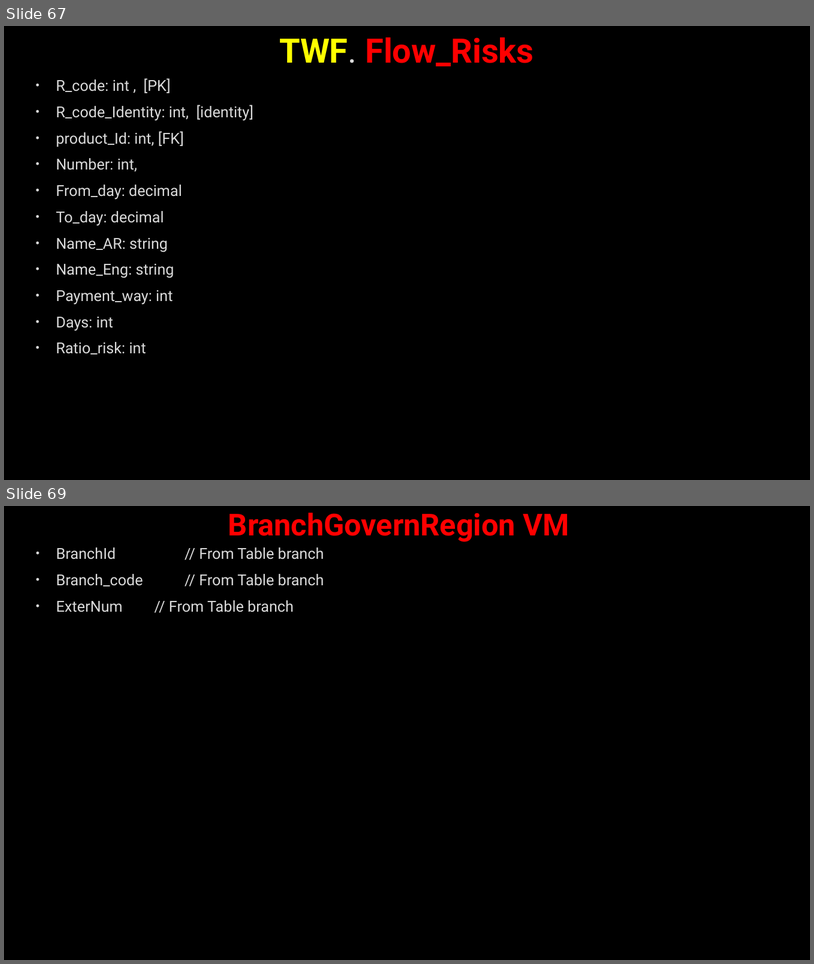
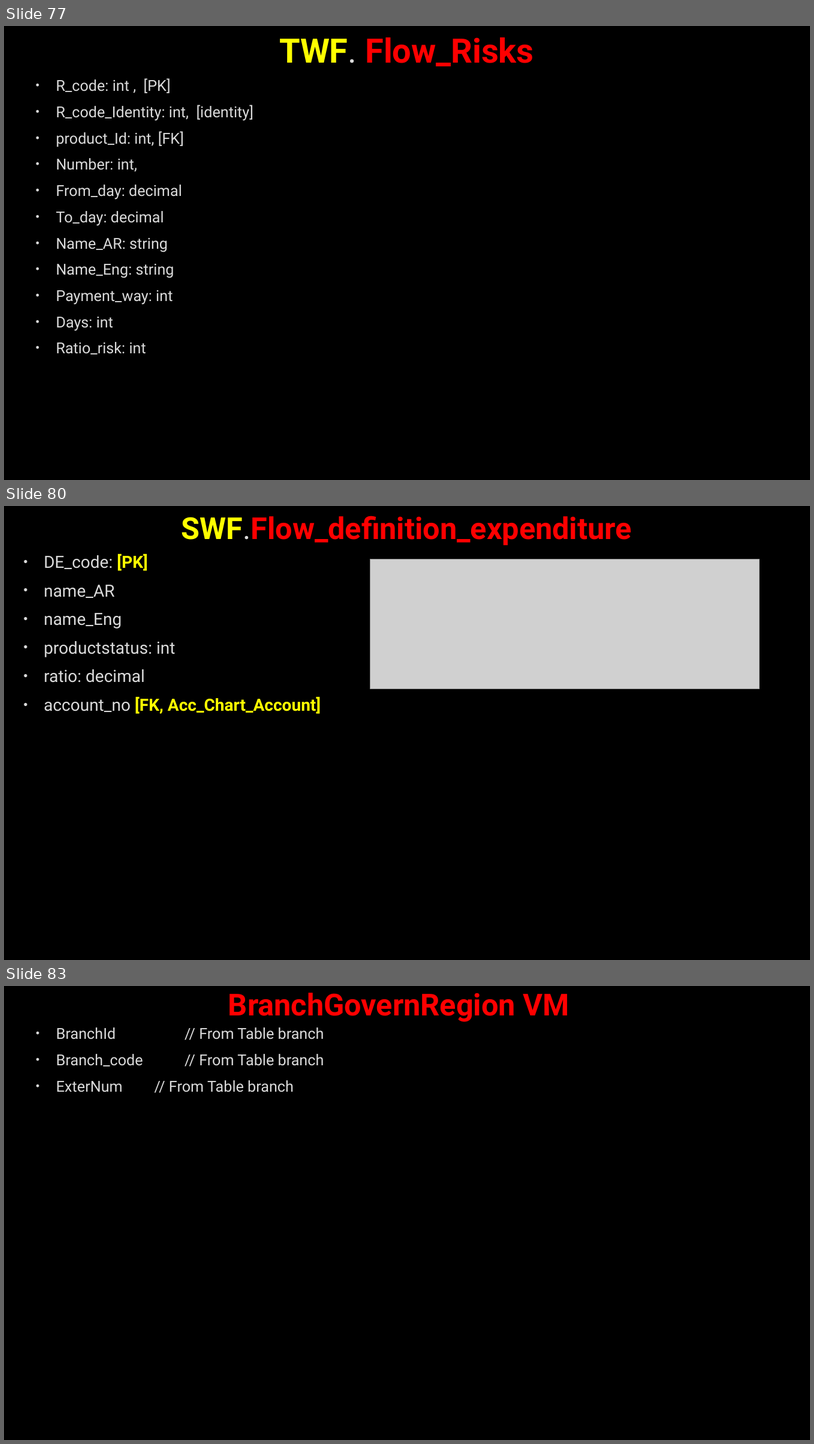
Before and after one commit to AhmedMohamedSamir1/Summary, a slide deck: Dot Net/Business.pptx. Shown one above the other, each under a label of ours: slides 67 and 69 before the commit, slides 77, 80 and 83 after it; the slides between them are not shown. The pictures are 814x964 and 814x1444 pixels, drawn with LibreOffice and Linux fonts; fonts in the diff are those of the drawing; grey boxes stand for pictures; background and template pictures are left out. Boxes give left, top, right and bottom in pixels: in the first picture for what was removed or moved away, otherwise in the second. Text is boxed around its words. In the diff, an @@ line names an element or a change of style, - is before the commit and + after.

```diff
--- a/Dot Net/Business.pptx
+++ b/Dot Net/Business.pptx
@@ slide 80 added at (x1=4, y1=506, x2=810, y2=960), background picture (left out) @@
@@ title added at (x1=182, y1=516, x2=632, y2=546), 36 pt, text #FF0000, bold @@
+SWF.Flow_definition_expenditure
@@ text added at (x1=44, y1=553, x2=321, y2=714), 20 pt, text #DADADA @@
+• DE_code: [PK]
+• name_AR
+• name_Eng
+• productstatus: int
+• ratio: decimal
+• account_no [FK, Acc_Chart_Account]
@@ picture added at (x1=371, y1=559, x2=760, y2=688) @@
@@ what was slide 67 is now slide 77 @@
@@ what was slide 69 is now slide 83 @@
```
Also in this commit, not shown: 6 slides changed, 16 other slides added, 4 other files.
